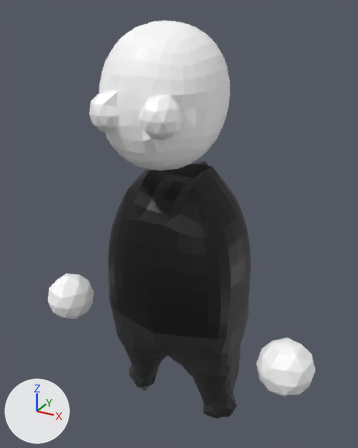
The glTF model assets/garage musician model.gltf, before and after one commit.
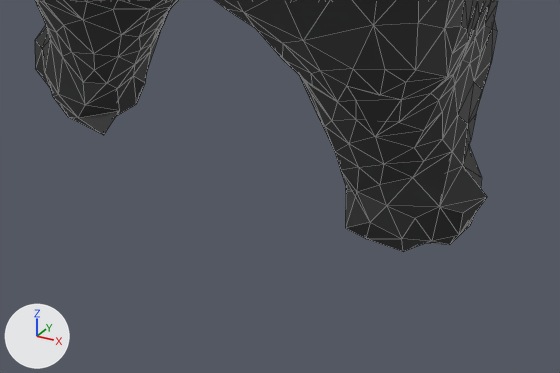
Each version is shown whole from a 50 mm camera at (2.71, -4.95, 2.9) aimed at (-0.01, 0.0, 0.43), then close up on the part from 34% to 71% of the width and 80% to 100% of the height. The lights are fixed; the arrows at lower left show +X, +Y and +Z. The close-ups show mesh edges as thin lines. Where no turn or scale is listed for an object, it has been applied to the vertices. Vertices at the same position are counted once.

The older version as bpy lines, for what is in view:
```python
me_icosphere_001 = bpy.data.meshes.new('Icosphere.001')
me_icosphere_001.from_pydata(...)  # 1337 vertices, 2691 faces; spans x -1.9..1.9, y -1.09..0.87, z -1.57..3.54
# faces by material slot: [906, 1085, 544, 156]
me_icosphere_001.materials.append(mat_skin_001)  # white #ffffff
me_icosphere_001.materials.append(mat_hose_001)  # black #2d2e2e
me_icosphere_001.materials.append(mat_shirt_001)  # black #000000
me_icosphere_001.materials.append(mat_material_001)  # white #ffffff
ob_player_001 = bpy.data.objects.new('Player.001', me_icosphere_001)
ob_player_001.location = (0.001, -0.042, -0.763)
```
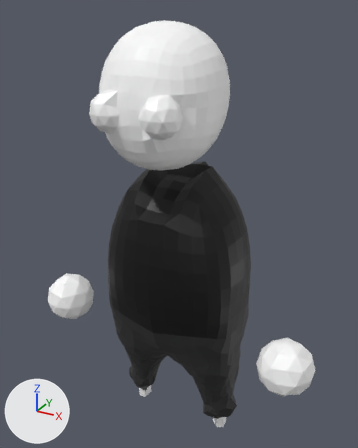
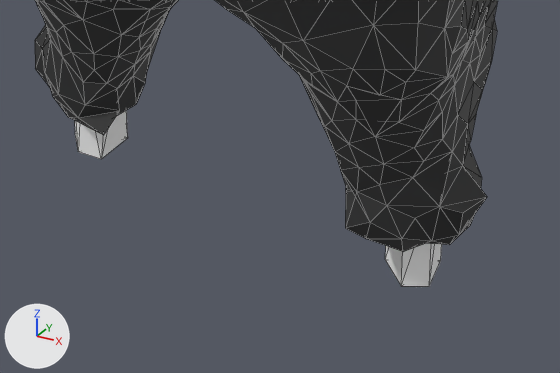
Edits to the bpy script that builds the scene:
```text
Change me_icosphere_001:
    used by ob_player_001; location = (0.001, -0.042, -0.763)
    remove me_icosphere_001.from_pydata(...)  # 1337 vertices, 2691 faces; spans x -1.9..1.9, y -1.09..0.87, z -1.57..3.54
    add me_icosphere_001.from_pydata(...)  # 1358 vertices, 2725 faces; spans x -1.9..1.9, y -1.09..0.87, z -1.78..3.54
    me_icosphere_001 part 1
    15 vertices are added at x -0.73..0.71, y -0.02..0.18, z -1.78..-1.37
    6 new vertices lie (0.0, 0.0, 0.41) away from vertices in x -0.73..0.71, y -0.02..0.15, z -1.78
    34 new faces join them, mat_skin_001 (white #ffffff)
```

Changed parts and their boxes [x1, y1, x2, y2] in the close-ups (560 x 373 px):
'Player.001', reshaped: before [35, 0, 498, 252]; after [35, 0, 498, 287]
part 1 of me_icosphere_001, added: after [75, 110, 442, 287]
